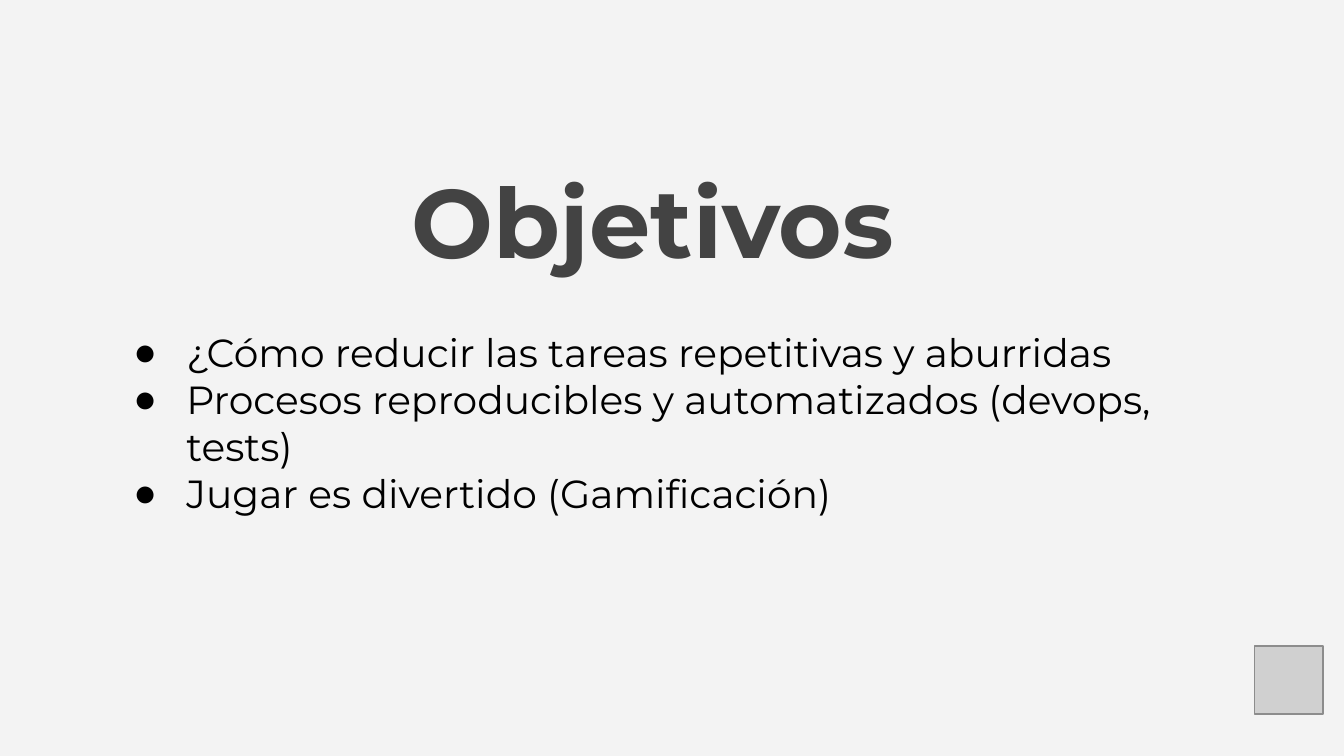
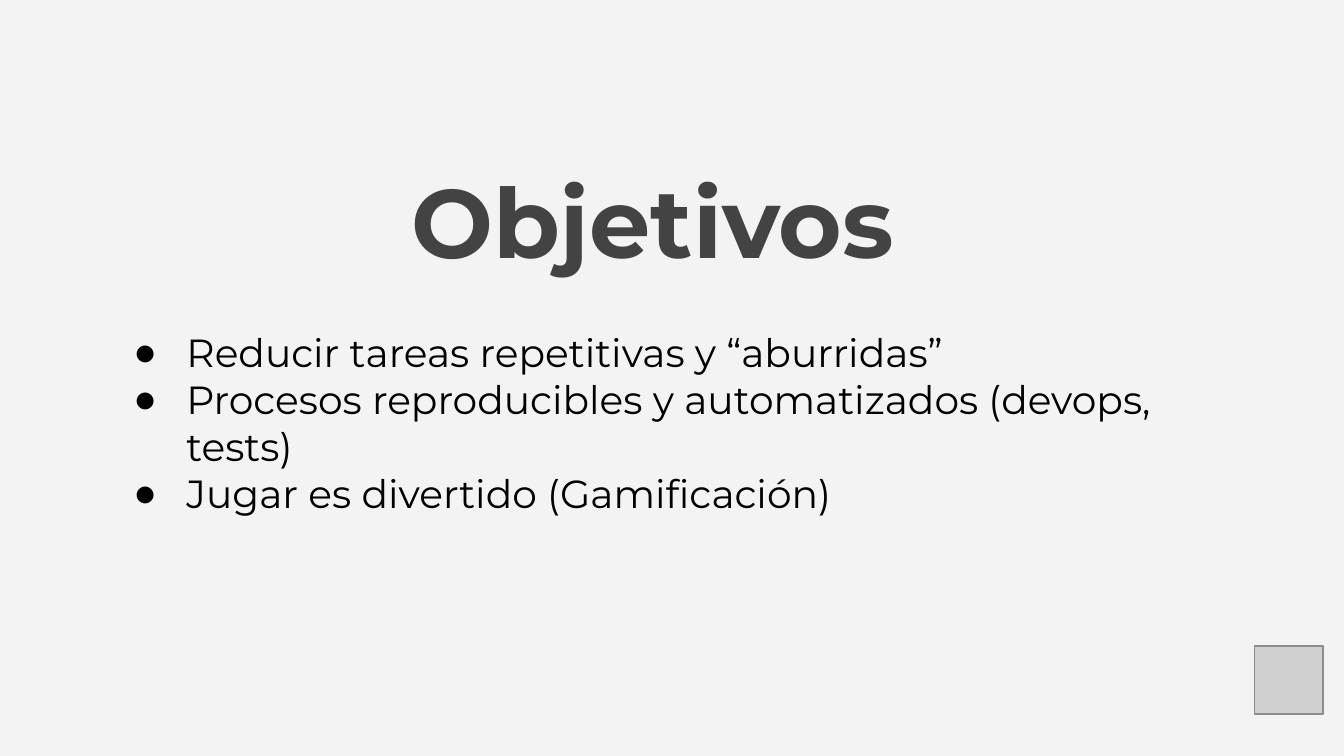
Before and after one commit to dvarrui/charlas, a slide deck: slide 15 of teuton/rubysur.2608/20260819-teuton-rubysur.odp. Drawn at 1344x756 pixels with LibreOffice and Linux fonts; fonts in the diff are those of the drawing; grey boxes stand for pictures. Boxes give left, top, right and bottom in pixels: in the first picture for what was removed or moved away, otherwise in the second. Text is boxed around its words. In the diff, an @@ line names an element or a change of style, - is before the commit and + after.

```diff
--- a/teuton/rubysur.2608/20260819-teuton-rubysur.odp
+++ b/teuton/rubysur.2608/20260819-teuton-rubysur.odp
@@ subtitle at <box>186,337,942,375</box>: text changed @@
-● ¿Cómo reducir las tareas repetitivas y aburridas
+● Reducir tareas repetitivas y “aburridas”
```
Also in this commit, not shown: 5 other slides changed, 1 slide added.
